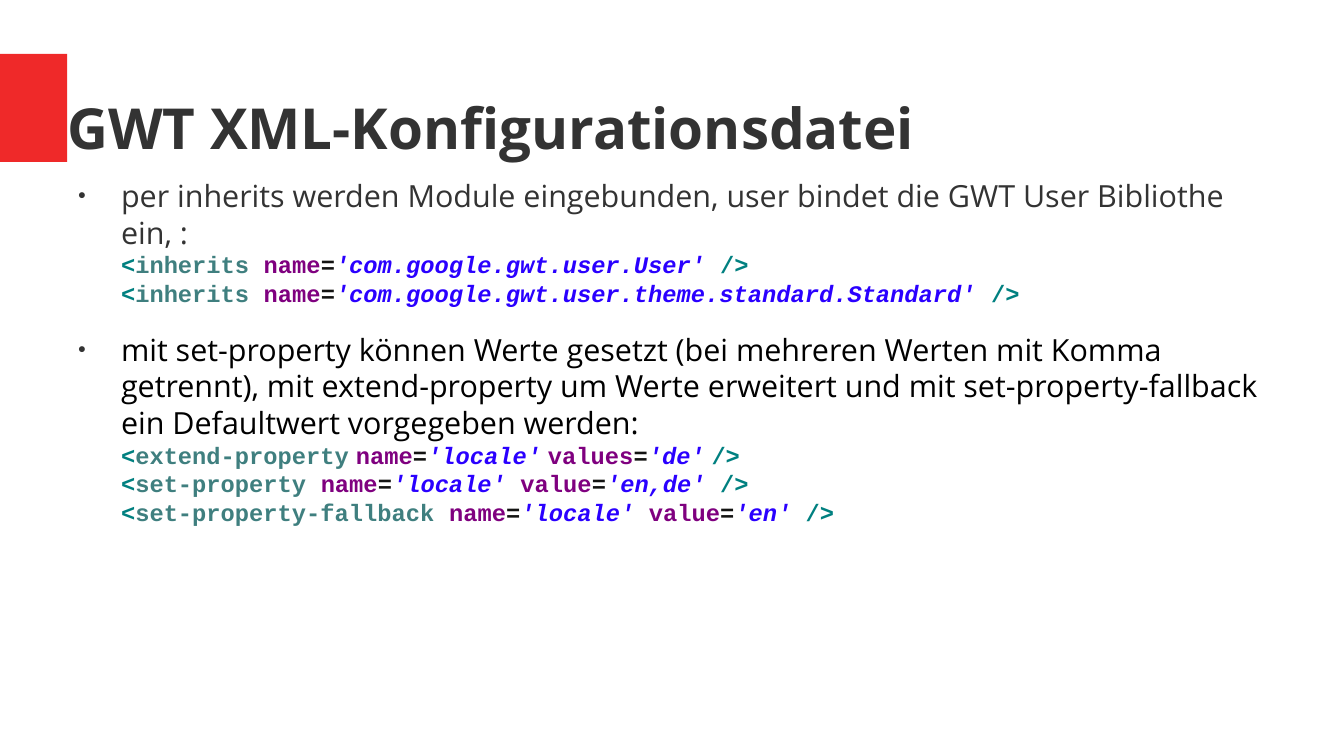
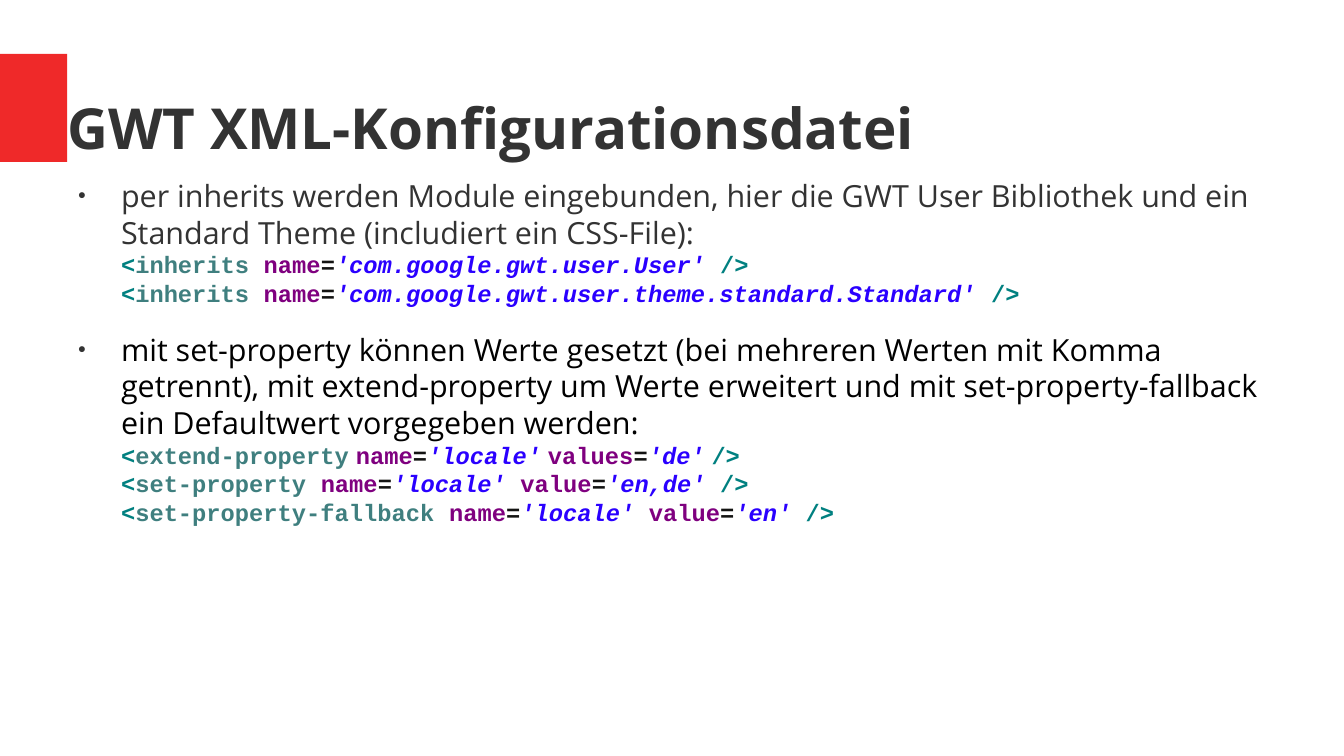
Before and after one commit to ManfredTremmel/gwtp-training, a slide deck: slide 14 of GWT-GWTP-Training_de.odp. Drawn at 1344x756 pixels with LibreOffice and Linux fonts; fonts in the diff are those of the drawing. Boxes give left, top, right and bottom in pixels: in the first picture for what was removed or moved away, otherwise in the second. Text is boxed around its words. In the diff, an @@ line names an element or a change of style, - is before the commit and + after.

```diff
--- a/GWT-GWTP-Training_de.odp
+++ b/GWT-GWTP-Training_de.odp
@@ text at (121, 184, 1248, 307): text changed; text colour #2A00FF to #333333 @@
-● per inherits werden Module eingebunden, user bindet die GWT User Bibliothe ein, :
-  <inherits name='com.google.gwt.user.User' />
-  <inherits name='com.google.gwt.user.theme.standard.Standard' />
+● per inherits werden Module eingebunden, hier die GWT User Bibliothek und ein Standard Theme (includiert ein CSS-File):
+  <inherits name='com.google.gwt.user.User' />
+  <inherits name='com.google.gwt.user.theme.standard.Standard' />
```
Also in this commit, not shown: 2 other slides changed, 1 other file.
